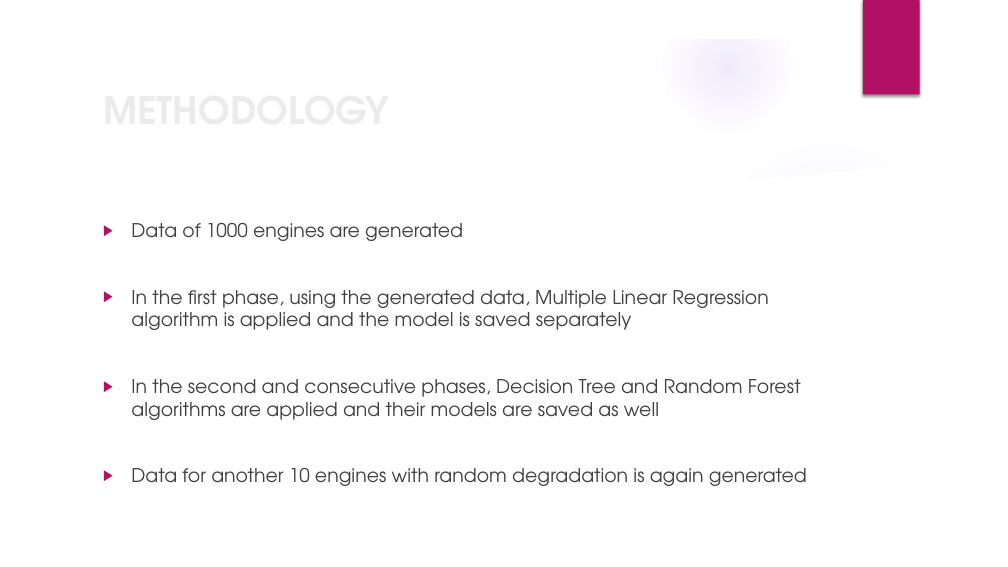
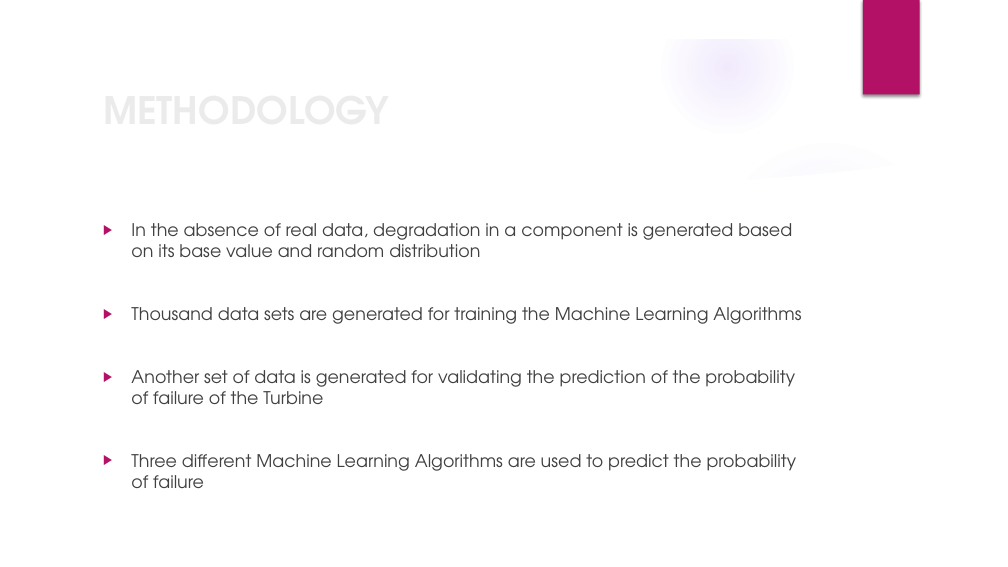
Before and after one commit to nsudhanva/ectm, a slide deck: slide 5 of docs/ectm_presentation.pptx. Drawn at 1008x567 pixels with LibreOffice and Linux fonts; fonts in the diff are those of the drawing; background and template pictures are left out. Boxes give left, top, right and bottom in pixels: in the first picture for what was removed or moved away, otherwise in the second. Text is boxed around its words. In the diff, an @@ line names an element or a change of style, - is before the commit and + after.

```diff
--- a/docs/ectm_presentation.pptx
+++ b/docs/ectm_presentation.pptx
@@ text at [131, 223, 801, 488]: text changed; size 18 to 16.6 pt @@
-▶ Data of 1000 engines are generated
-▶ In the first phase, using the generated data, Multiple Linear Regression algorithm is applied and the model is saved separately
-▶ In the second and consecutive phases, Decision Tree and Random Forest algorithms are applied and their models are saved as well
-▶ Data for another 10 engines with random degradation is again generated
+▶ In the absence of real data, degradation in a component is generated based on its base value and random distribution
+▶ Thousand data sets are generated for training the Machine Learning Algorithms
+▶ Another set of data is generated for validating the prediction of the probability of failure of the Turbine
+▶ Three different Machine Learning Algorithms are used to predict the probability of failure
```
Also in this commit, not shown: 6 other slides changed, 6 slides added, 7 other files.
